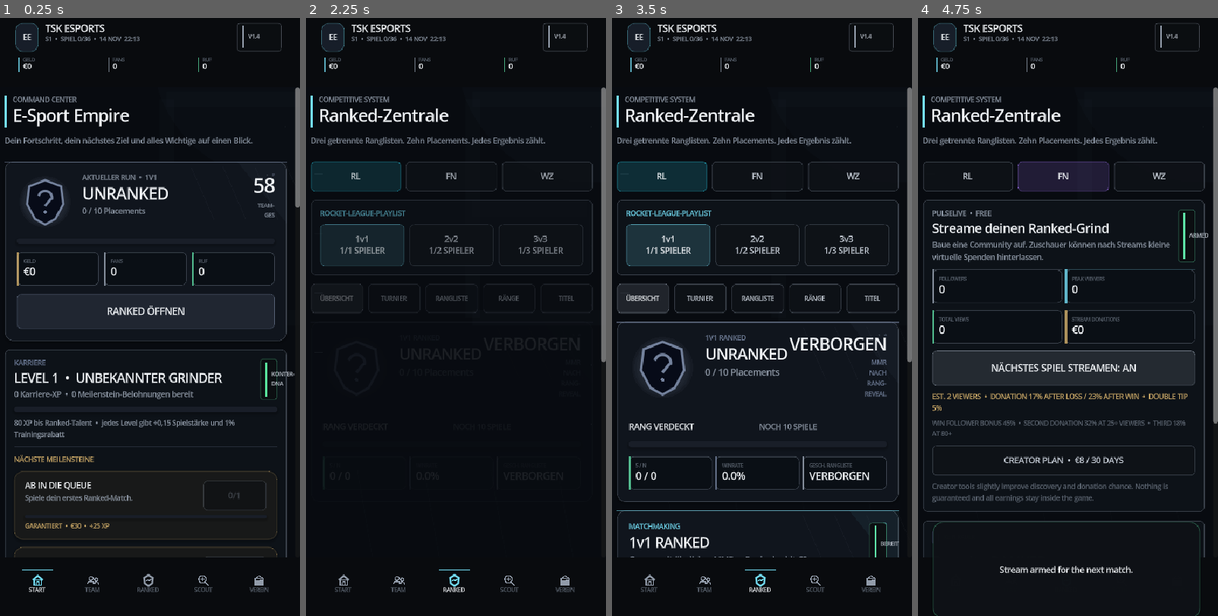
Above: before the commit, frames 1-4 (left to right).
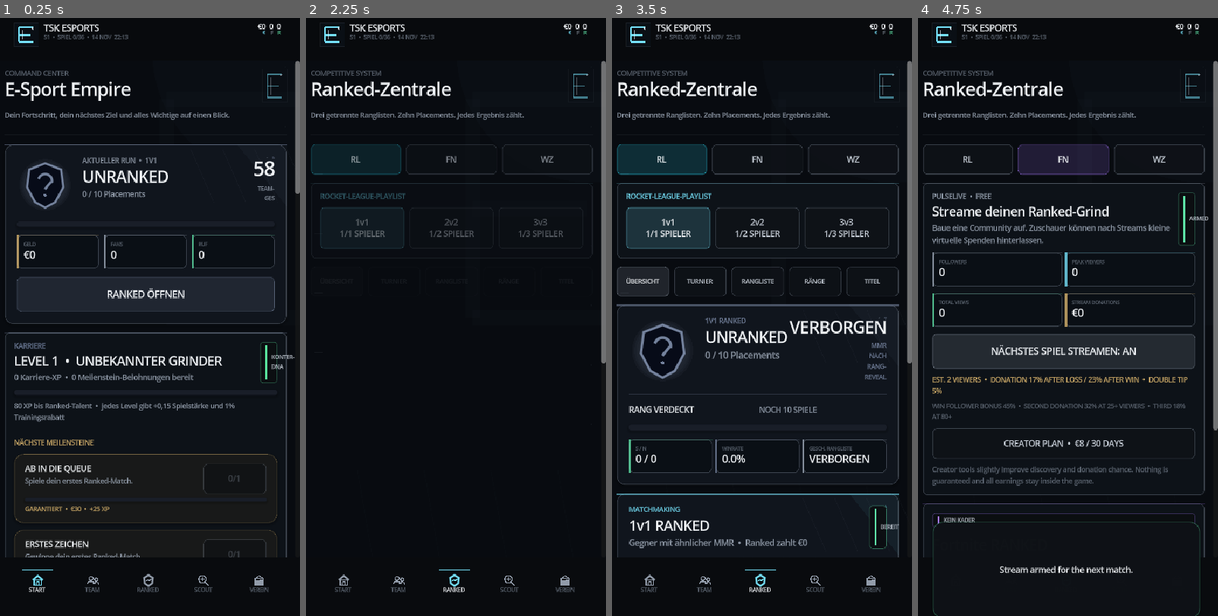
Above: after the commit, the same moments.

Repository: JasonTSKowner/E-Sport-Empire
Game: Godot game, scene res://scenes/Main.tscn
The game is run twice, just before and just after one commit, with the same random seed, the same clock (stepped at 60 frames per second) and the same inputs.
Inputs:
- Up to frame 1 (0.25 s): no input
- Up to frame 2 (2.25 s): click "START" at 0.5 s; click "START" at 1.25 s; click "RANKED ÖFFNEN" at 2 s
- Up to frame 3 (3.5 s): click "RL" at 2.75 s
- Up to frame 4 (4.75 s): click "FN" at 3.5 s; click "NÄCHSTES SPIEL LIVE" at 4.25 s

The runs differ from the first frame. In frame 1, 14% of the frame differs, in the area x 1-100%, y 0-91%; in frame 2, 6.9%; in frame 3, 17%; in frame 4, 19%, in the area x 1-100%, y 0-88%.

Commit message:
v2.0: rebuild first-impression shell and page headers

Diff:
--- a/scripts/main.gd
+++ b/scripts/main.gd
@@ -16,6 +16,7 @@
 const UI = preload("res://scripts/ui_kit.gd")
 const NavIconRef = preload("res://scripts/nav_icon.gd")
 const PlayerPortraitRef = preload("res://scripts/player_portrait.gd")
+const BrandMarkRef = preload("res://scripts/brand_mark.gd")
 
 var game: EmpireStateRef
 var current_page := AppConfigRef.DEFAULT_PAGE
@@ -118,89 +119,67 @@
 
 func _build_top_bar() -> Control:
 	var outer := PanelContainer.new()
-	outer.custom_minimum_size.y = 88.0
-	var outer_style := UI.box(Color(0.035, 0.043, 0.056, 0.985), 0, Color(0.55, 0.64, 0.74, 0.10), 0)
+	outer.custom_minimum_size.y = 62.0
+	var outer_style := UI.box(Color(0.032,0.039,0.050,0.995), 0, Color(0.72,0.78,0.86,0.07), 0)
 	outer_style.shadow_size = 0
 	outer.add_theme_stylebox_override("panel", outer_style)
 
 	var margin := MarginContainer.new()
-	margin.add_theme_constant_override("margin_left", 12)
+	margin.add_theme_constant_override("margin_left", 10)
 	margin.add_theme_constant_override("margin_top", 8)
-	margin.add_theme_constant_override("margin_right", 12)
+	margin.add_theme_constant_override("margin_right", 10)
 	margin.add_theme_constant_override("margin_bottom", 7)
 	outer.add_child(margin)
 
-	var vertical := VBoxContainer.new()
-	vertical.add_theme_constant_override("separation", 6)
-	margin.add_child(vertical)
-
-	var brand_row := HBoxContainer.new()
-	brand_row.add_theme_constant_override("separation", 10)
-	vertical.add_child(brand_row)
-
-	var brand_mark := PanelContainer.new()
-	brand_mark.custom_minimum_size = Vector2(34, 34)
-	var mark_style := UI.box(Color(0.09, 0.12, 0.16, 1.0), 10, Color(UI.CYAN.r, UI.CYAN.g, UI.CYAN.b, 0.18), 1)
-	mark_style.shadow_size = 0
-	brand_mark.add_theme_stylebox_override("panel", mark_style)
-	var mark_text := UI.label("EE", 11, UI.TEXT, 800)
-	mark_text.horizontal_alignment = HORIZONTAL_ALIGNMENT_CENTER
-	mark_text.vertical_alignment = VERTICAL_ALIGNMENT_CENTER
-	brand_mark.add_child(mark_text)
-	brand_row.add_child(brand_mark)
+	var row := HBoxContainer.new()
+	row.add_theme_constant_override("separation", 8)
+	margin.add_child(row)
+
+	var brand_mark := BrandMarkRef.new()
+	brand_mark.custom_minimum_size = Vector2(36,36)
+	row.add_child(brand_mark)
 
 	var brand_text := VBoxContainer.new()
-	brand_text.add_theme_constant_override("separation", 0)
+	brand_text.add_theme_constant_override("separation", -1)
 	brand_text.size_flags_horizontal = Control.SIZE_EXPAND_FILL
-	var title := UI.label(str(game.data.get("club_name", "TSK ESPORTS")), 14, UI.TEXT, 800)
-	season_label = UI.label("", 9, UI.MUTED, 700)
+	var title := UI.label(str(game.data.get("club_name", "TSK ESPORTS")), 13, UI.TEXT, 800)
+	season_label = UI.label("", 8, UI.DIM, 700)
 	brand_text.add_child(title)
 	brand_text.add_child(season_label)
-	brand_row.add_child(brand_text)
-
-	var version_badge := UI.badge(AppConfigRef.VERSION_BADGE, UI.MUTED)
-	version_badge.custom_minimum_size.x = 66
-	brand_row.add_child(version_badge)
+	row.add_child(brand_text)
 
 	var stats := HBoxContainer.new()
-	stats.add_theme_constant_override("separation", 5)
-	vertical.add_child(stats)
-	var cash_chip := _header_chip("GELD", UI.CYAN)
+	stats.add_theme_constant_override("separation", 4)
+	row.add_child(stats)
+	var cash_chip := _header_chip("€", UI.CYAN)
 	cash_label = cash_chip.get_meta("value_label")
 	stats.add_child(cash_chip)
-	var fans_chip := _header_chip("FANS", UI.PURPLE)
+	var fans_chip := _header_chip("F", UI.MUTED)
 	fans_label = fans_chip.get_meta("value_label")
 	stats.add_child(fans_chip)
-	var reputation_chip := _header_chip("RUF", UI.GREEN)
+	var reputation_chip := _header_chip("R", UI.GREEN)
 	reputation_label = reputation_chip.get_meta("value_label")
 	stats.add_child(reputation_chip)
 	return outer
 
 func _header_chip(caption: String, accent: Color) -> PanelContainer:
 	var panel := PanelContainer.new()
-	panel.size_flags_horizontal = Control.SIZE_EXPAND_FILL
 	var style := StyleBoxFlat.new()
 	style.bg_color = Color.TRANSPARENT
-	style.content_margin_left = 4
-	style.content_margin_right = 4
-	style.content_margin_top = 2
-	style.content_margin_bottom = 2
+	style.content_margin_left = 3
+	style.content_margin_right = 3
+	style.content_margin_top = 0
+	style.content_margin_bottom = 0
 	panel.add_theme_stylebox_override("panel", style)
-	var row := HBoxContainer.new()
-	row.add_theme_constant_override("separation", 5)
-	var marker := ColorRect.new()
-	marker.color = Color(accent.r, accent.g, accent.b, 0.72)
-	marker.custom_minimum_size = Vector2(2, 20)
-	marker.mouse_filter = Control.MOUSE_FILTER_IGNORE
-	row.add_child(marker)
-	var text_box := VBoxContainer.new()
-	text_box.add_theme_constant_override("separation", -2)
-	var cap := UI.label(caption, 7, UI.DIM, 800)
-	var value := UI.label("—", 11, UI.TEXT, 800)
-	text_box.add_child(cap)
-	text_box.add_child(value)
-	row.add_child(text_box)
-	panel.add_child(row)
+	var box := VBoxContainer.new()
+	box.add_theme_constant_override("separation", -2)
+	var value := UI.label("—", 10, UI.TEXT, 800)
+	value.horizontal_alignment = HORIZONTAL_ALIGNMENT_RIGHT
+	var cap := UI.label(caption, 7, accent, 800)
+	cap.horizontal_alignment = HORIZONTAL_ALIGNMENT_RIGHT
+	box.add_child(value)
+	box.add_child(cap)
+	panel.add_child(box)
 	panel.set_meta("value_label", value)
 	return panel
 
@@ -391,23 +370,23 @@
 
 
 func _page_header(kicker: String, title: String, subtitle: String) -> void:
-	var row := HBoxContainer.new()
-	row.add_theme_constant_override("separation", 9)
-	var bar := ColorRect.new()
-	bar.color = UI.CYAN
-	bar.custom_minimum_size = Vector2(3, 42)
-	bar.mouse_filter = Control.MOUSE_FILTER_IGNORE
-	row.add_child(bar)
+	var top := HBoxContainer.new()
+	top.add_theme_constant_override("separation", 8)
 	var text_box := VBoxContainer.new()
-	text_box.add_theme_constant_override("separation", 1)
 	text_box.size_flags_horizontal = Control.SIZE_EXPAND_FILL
-	text_box.add_child(UI.overline(kicker, UI.MUTED))
-	text_box.add_child(UI.heading(title, 24))
-	row.add_child(text_box)
-	page_content.add_child(row)
-	var sub := UI.label(subtitle, 11, UI.MUTED)
-	sub.custom_minimum_size.y = 26
+	text_box.add_theme_constant_override("separation", 0)
+	text_box.add_child(UI.overline(kicker, UI.DIM))
+	text_box.add_child(UI.heading(title, 26))
+	top.add_child(text_box)
+	var mark := BrandMarkRef.new()
+	mark.custom_minimum_size = Vector2(30,30)
+	mark.modulate.a = 0.52
+	top.add_child(mark)
+	page_content.add_child(top)
+	var sub := UI.label(subtitle, 10, UI.MUTED)
+	sub.custom_minimum_size.y = 22
 	page_content.add_child(sub)
+	page_content.add_child(UI.separator(Color(0.72,0.78,0.86,0.07)))
 
 func _mode_switch() -> void:
 	var row := HBoxContainer.new()
